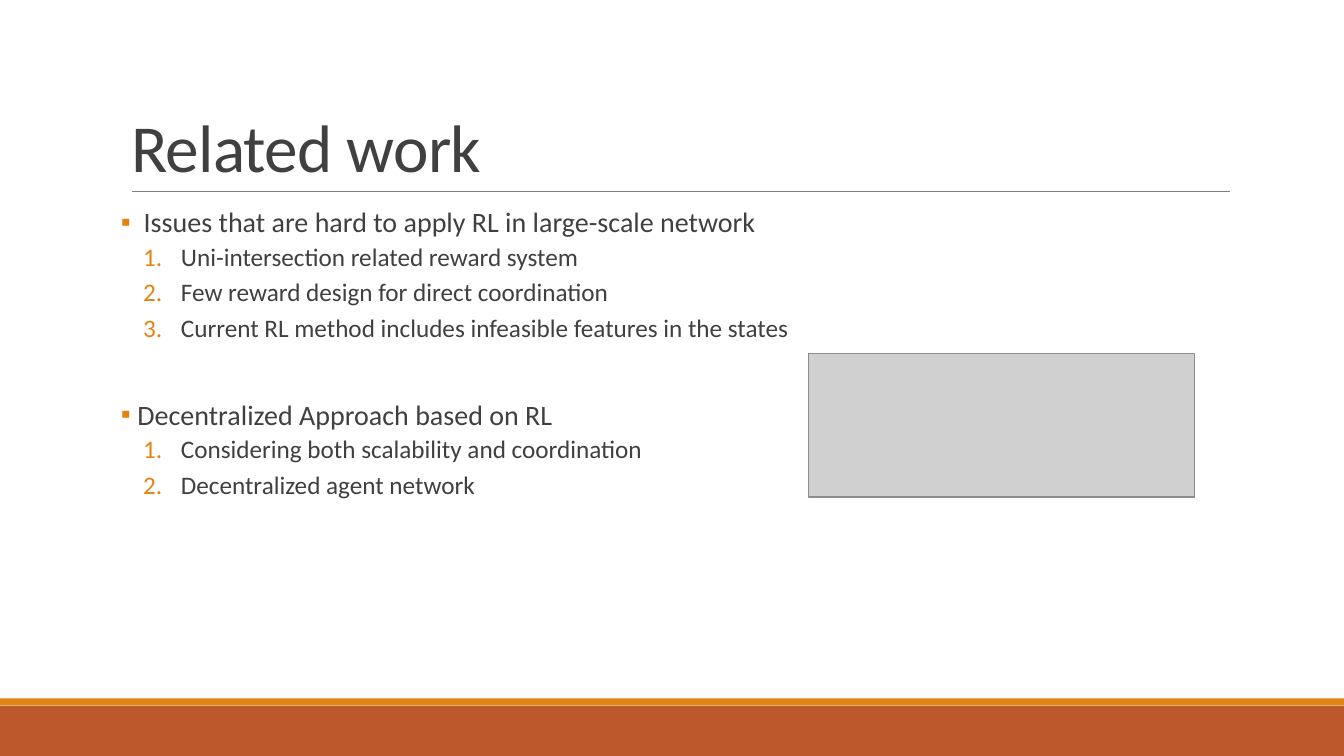
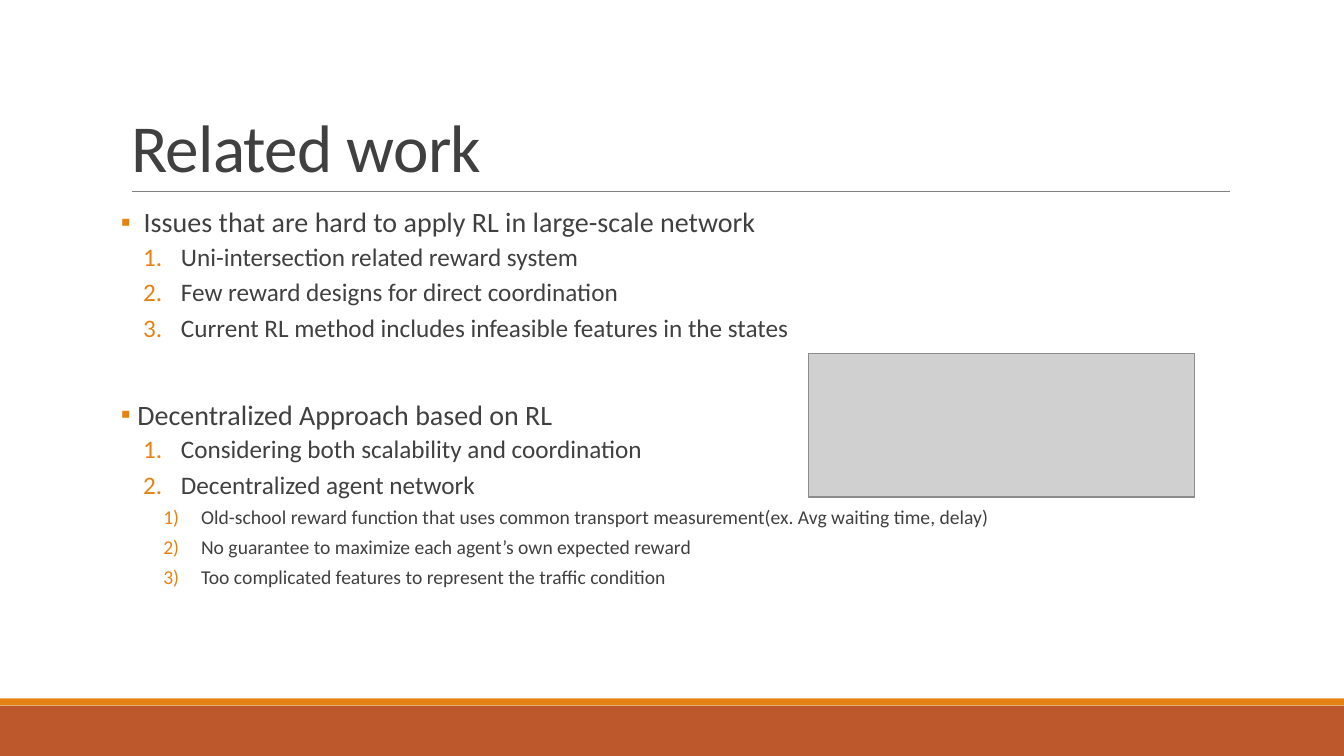
Before and after one commit to 3neutronstar/traffic-optimization_RL, a slide deck: slide 21 of 1st_Seminar(강민수).pptx. Drawn at 1344x756 pixels with LibreOffice and Linux fonts; fonts in the diff are those of the drawing; grey boxes stand for pictures. Boxes give left, top, right and bottom in pixels: in the first picture for what was removed or moved away, otherwise in the second. Text is boxed around its words. In the diff, an @@ line names an element or a change of style, - is before the commit and + after.

```diff
--- a/1st_Seminar(강민수).pptx
+++ b/1st_Seminar(강민수).pptx
@@ text at (181,283,618,306): text changed @@
-  2. Few reward design for direct coordination
+  2. Few reward designs for direct coordination
@@ text at (201,510,988,587): paragraphs added @@
+    1) Old-school reward function that uses common transport measurement(ex. Avg waiting time, delay)
+    2) No guarantee to maximize each agent’s own expected reward
+    3) Too complicated features to represent the traffic condition
```
Also in this commit, not shown: 1 other slide changed, 5 other files.
